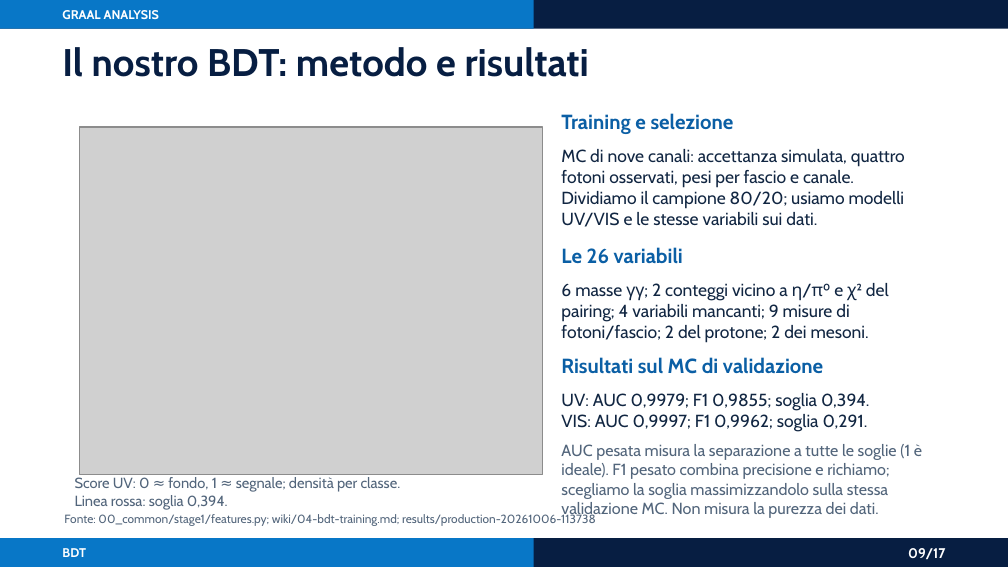
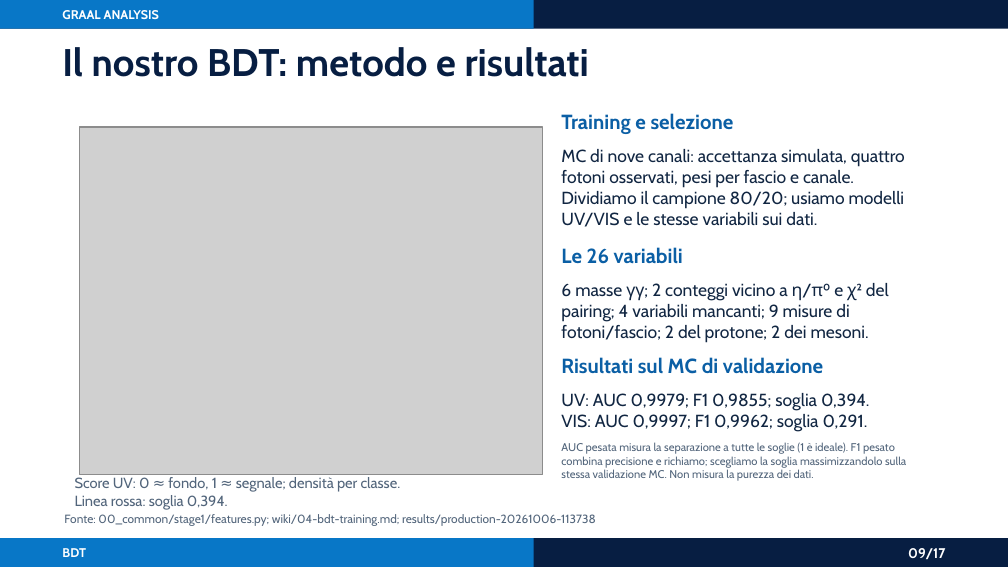
Before and after one commit to AntoninoFulci/GRAAL_Analysis, a slide deck: slide 9 of presentations/graal_analysis_framework_asimmetrie.pptx. Drawn at 1008x567 pixels with LibreOffice and Linux fonts; fonts in the diff are those of the drawing; grey boxes stand for pictures. Boxes give left, top, right and bottom in pixels: in the first picture for what was removed or moved away, otherwise in the second. Text is boxed around its words. In the diff, an @@ line names an element or a change of style, - is before the commit and + after.

```diff
--- a/presentations/graal_analysis_framework_asimmetrie.pptx
+++ b/presentations/graal_analysis_framework_asimmetrie.pptx
@@ text "AUC pesata misura la separazione ..." at <box>561,442,906,481</box>: size 11.5 to 8 pt @@
```
Also in this commit, not shown: 3 other slides changed, 16 other files.
